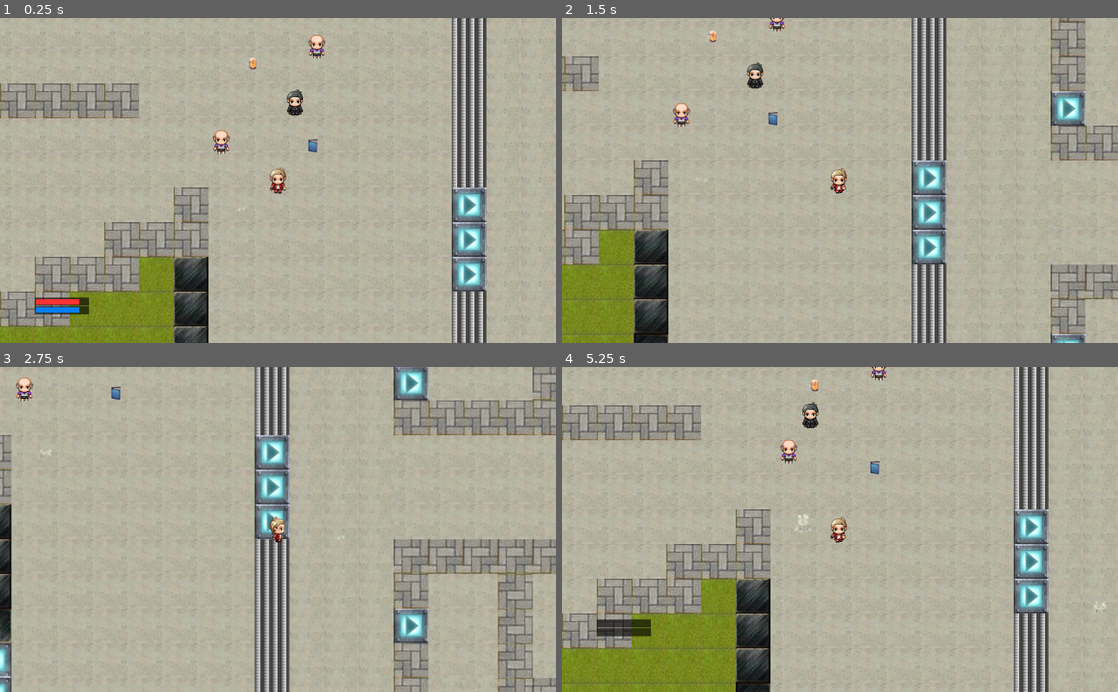
Above: before the commit, frames 1-4 (two rows, left to right).
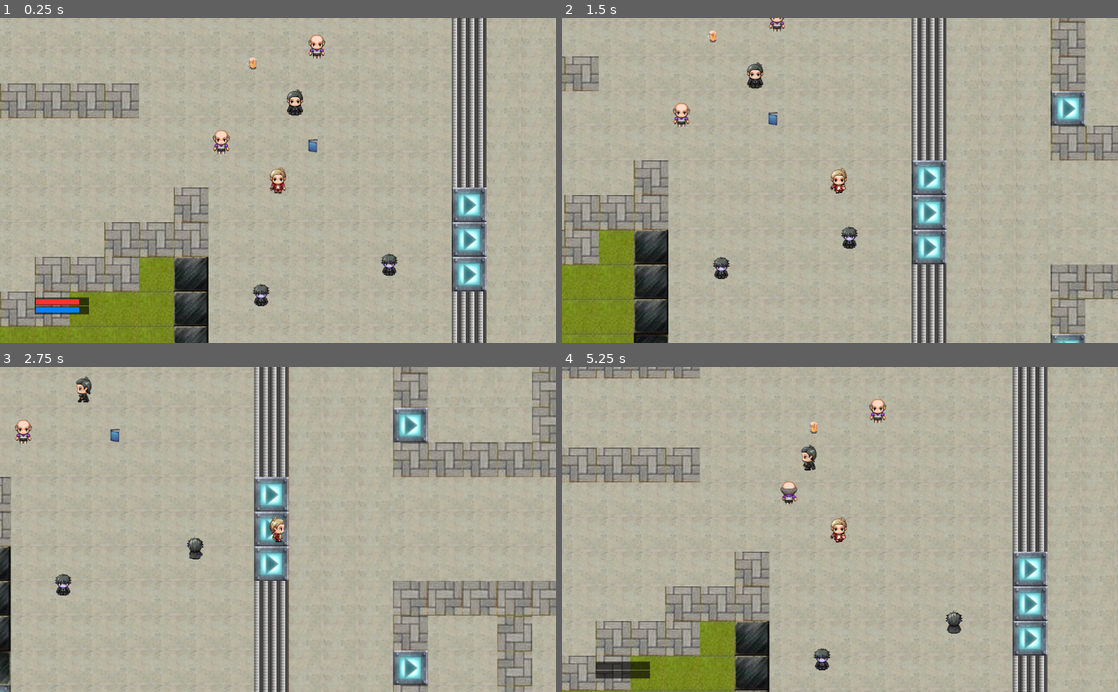
Above: after the commit, the same moments.

Repository: anamarisamacedo/FEUP-DJCO-PP
Game: Godot game, scene res://MainScene.tscn
Two runs of this game, one before a commit and one after it. Both use one fixed random seed, a clock stepped at 60 frames per second and the inputs below.
Inputs:
- Up to frame 1 (0.25 s): no input
- Up to frame 2 (1.5 s): tap Enter at 0.5 s; hold Right (move_right) 0.53-1.28 s; hold Space (interact) 0.53-1.28 s; hold Down (move_down) from 1.28 s (still down); tap B at 1.35 s
- Up to frame 3 (2.75 s): release Down (move_down) at 2.03 s; hold Right (move_right) from 2.03 s (still down); hold Space (interact) from 2.03 s (still down)
- Up to frame 4 (5.25 s): release Right (move_right) at 2.78 s; release Space (interact) at 2.78 s; hold Up (move_up) 2.78-3.53 s; tap B at 2.85, 4.35 s; hold Space (interact) 3.53-4.28 s; hold Left (move_left) 3.53-5.03 s; hold Down (move_down) from 5.03 s (still down); hold Space (interact) from 5.03 s (still down)

The runs differ from the first frame. In frame 1, 0.3% of the frame differs, in the area x 42-72%, y 58-89%; in frame 2, 0.3%; in frame 3, 19%; in frame 4, 21%, in the area x 0-100%, y 0-100%.

Commit message:
Stuff #2

Diff:
--- a/How To Survive MIEIC/Beer.gd
+++ b/How To Survive MIEIC/Beer.gd
@@ -7,11 +7,9 @@
 func _ready():
 	praxis = get_tree().root.get_node("/root/MainScene/NPC_Praxis")
 
-
 # Called every frame. 'delta' is the elapsed time since the previous frame.
 #func _process(delta):
 #	pass
-
 
 func _on_Beer_body_entered(body):
 	if body.name == "Player":
--- a/How To Survive MIEIC/MainScene.tscn
+++ b/How To Survive MIEIC/MainScene.tscn
@@ -5,7 +5,7 @@
 [ext_resource path="res://CameraFollow.gd" type="Script" id=3]
 [ext_resource path="res://NPC_Praxis.tscn" type="PackedScene" id=4]
 [ext_resource path="res://Beer.tscn" type="PackedScene" id=5]
-[ext_resource path="res://SkeletonSpawner.tscn" type="PackedScene" id=6]
+[ext_resource path="res://Zombie.tscn" type="PackedScene" id=6]
 [ext_resource path="res://Font/new_dynamicfont.tres" type="DynamicFont" id=9]
 [ext_resource path="res://GUI/StudyXP.gd" type="Script" id=11]
 [ext_resource path="res://GUI/SocialXP.gd" type="Script" id=12]
@@ -47,8 +47,6 @@
 
 [node name="Beer" parent="." instance=ExtResource( 5 )]
 position = Vector2( 80, -96 )
-
-[node name="SkeletonSpawner" parent="." instance=ExtResource( 6 )]
 
 [node name="StudyXP" type="ColorRect" parent="."]
 margin_left = -320.0
@@ -130,5 +128,11 @@
 
 [node name="Book" parent="." instance=ExtResource( 14 )]
 position = Vector2( 192, 56 )
+
+[node name="Zombie" parent="." instance=ExtResource( 6 )]
+position = Vector2( 333.5, 275.276 )
+
+[node name="Zombie2" parent="." instance=ExtResource( 6 )]
+position = Vector2( 97.5, 331.276 )
+[connection signal="player_stats_changed" from="Player" to="StudyXP" method="_on_Player_player_stats_changed"]
 [connection signal="player_stats_changed" from="Player" to="SocialXP" method="_on_Player_player_stats_changed"]
-[connection signal="player_stats_changed" from="Player" to="StudyXP" method="_on_Player_player_stats_changed"]
--- a/How To Survive MIEIC/NPC_Praxis.gd
+++ b/How To Survive MIEIC/NPC_Praxis.gd
@@ -152,7 +152,6 @@
 					# Close dialogue popup
 					dialoguePopup.close()
 
-
 func _physics_process(delta):
 	var movement = direction * speed * delta
 
@@ -162,7 +161,7 @@
 		direction = direction.rotated(rng.randf_range(PI/4, PI/2))
 		bounce_countdown = rng.randi_range(2, 5)
 
-	#animates_student(direction)
+	animates_student(direction)
 
 func get_animation_direction(direction: Vector2):
 	var norm_direction = direction.normalized()
--- a/How To Survive MIEIC/NPC_Praxis.tscn
+++ b/How To Survive MIEIC/NPC_Praxis.tscn
@@ -16,50 +16,50 @@
 
 [sub_resource type="SpriteFrames" id=1]
 animations = [ {
+"frames": [ ExtResource( 5 ) ],
+"loop": true,
+"name": "talk",
+"speed": 8.0
+}, {
+"frames": [ ExtResource( 8 ), ExtResource( 4 ) ],
+"loop": true,
+"name": "down_walk",
+"speed": 5.0
+}, {
+"frames": [ ExtResource( 3 ), ExtResource( 7 ) ],
+"loop": true,
+"name": "left_walk",
+"speed": 5.0
+}, {
+"frames": [ ExtResource( 6 ) ],
+"loop": true,
+"name": "right_idle",
+"speed": 5.0
+}, {
+"frames": [ ExtResource( 2 ), ExtResource( 10 ) ],
+"loop": true,
+"name": "right_walk",
+"speed": 5.0
+}, {
+"frames": [ ExtResource( 9 ) ],
+"loop": true,
+"name": "up_idle",
+"speed": 5.0
+}, {
 "frames": [ ExtResource( 1 ) ],
 "loop": true,
-"name": "IdleLeft",
+"name": "left_idle",
 "speed": 5.0
 }, {
 "frames": [ ExtResource( 5 ) ],
 "loop": true,
-"name": "IdleDown",
-"speed": 5.0
-}, {
-"frames": [ ExtResource( 9 ) ],
-"loop": true,
-"name": "IdleUp",
-"speed": 5.0
-}, {
-"frames": [ ExtResource( 6 ) ],
-"loop": true,
-"name": "IdleRight",
+"name": "down_idle",
 "speed": 5.0
 }, {
 "frames": [ ExtResource( 11 ), ExtResource( 12 ) ],
 "loop": true,
-"name": "Move_Up",
+"name": "up_walk",
 "speed": 5.0
-}, {
-"frames": [ ExtResource( 8 ), ExtResource( 4 ) ],
-"loop": true,
-"name": "Move_Down",
-"speed": 5.0
-}, {
-"frames": [ ExtResource( 2 ), ExtResource( 10 ) ],
-"loop": true,
-"name": "Move_Right",
-"speed": 5.0
-}, {
-"frames": [ ExtResource( 3 ), ExtResource( 7 ) ],
-"loop": true,
-"name": "Move_Left",
-"speed": 5.0
-}, {
-"frames": [ ExtResource( 5 ) ],
-"loop": true,
-"name": "Talk",
-"speed": 8.0
 } ]
 
 [sub_resource type="CapsuleShape2D" id=2]
@@ -72,7 +72,7 @@
 [node name="AnimatedSprite" type="AnimatedSprite" parent="."]
 position = Vector2( -1.66855, 0 )
 frames = SubResource( 1 )
-animation = "IdleDown"
+animation = "up_walk"
 
 [node name="CollisionShape2D" type="CollisionShape2D" parent="."]
 scale = Vector2( 1.3, 1.1 )
--- a/How To Survive MIEIC/NPC_Professor.gd
+++ b/How To Survive MIEIC/NPC_Professor.gd
@@ -158,7 +158,7 @@
 		direction = direction.rotated(rng.randf_range(PI/4, PI/2))
 		bounce_countdown = rng.randi_range(2, 5)
 
-	#animates_professor(direction)
+	animates_professor(direction)
 
 func get_animation_direction(direction: Vector2):
 	var norm_direction = direction.normalized()
--- a/How To Survive MIEIC/NPC_Professor.tscn
+++ b/How To Survive MIEIC/NPC_Professor.tscn
@@ -1,13 +1,104 @@
-[gd_scene load_steps=5 format=2]
+[gd_scene load_steps=17 format=2]
 
 [ext_resource path="res://NPC_Professor.gd" type="Script" id=1]
+[ext_resource path="res://Sprites/NPCs/hiddenones_MV_Resource_Warehousejbk.png" type="Texture" id=2]
 [ext_resource path="res://Sprites/NPCs/teacher_f_1.png" type="Texture" id=3]
+
+[sub_resource type="AtlasTexture" id=3]
+flags = 4
+atlas = ExtResource( 2 )
+region = Rect2( 0, 0, 48, 49 )
+
+[sub_resource type="AtlasTexture" id=4]
+flags = 4
+atlas = ExtResource( 2 )
+region = Rect2( 96, 0, 48, 49 )
+
+[sub_resource type="AtlasTexture" id=5]
+flags = 4
+atlas = ExtResource( 2 )
+region = Rect2( 0, 49, 48, 49 )
+
+[sub_resource type="AtlasTexture" id=6]
+flags = 4
+atlas = ExtResource( 2 )
+region = Rect2( 96, 49, 48, 49 )
+
+[sub_resource type="AtlasTexture" id=7]
+flags = 4
+atlas = ExtResource( 2 )
+region = Rect2( 48, 98, 48, 49 )
+
+[sub_resource type="AtlasTexture" id=8]
+flags = 4
+atlas = ExtResource( 2 )
+region = Rect2( 0, 98, 48, 49 )
+
+[sub_resource type="AtlasTexture" id=9]
+flags = 4
+atlas = ExtResource( 2 )
+region = Rect2( 96, 98, 48, 49 )
+
+[sub_resource type="AtlasTexture" id=10]
+flags = 4
+atlas = ExtResource( 2 )
+region = Rect2( 48, 147, 48, 49 )
+
+[sub_resource type="AtlasTexture" id=11]
+flags = 4
+atlas = ExtResource( 2 )
+region = Rect2( 48, 49, 48, 49 )
+
+[sub_resource type="AtlasTexture" id=12]
+flags = 4
+atlas = ExtResource( 2 )
+region = Rect2( 0, 147, 48, 49 )
+
+[sub_resource type="AtlasTexture" id=13]
+flags = 4
+atlas = ExtResource( 2 )
+region = Rect2( 96, 147, 48, 49 )
 
 [sub_resource type="SpriteFrames" id=1]
 animations = [ {
+"frames": [ SubResource( 3 ), SubResource( 4 ) ],
+"loop": true,
+"name": "down_walk",
+"speed": 5.0
+}, {
+"frames": [ SubResource( 5 ), SubResource( 6 ) ],
+"loop": true,
+"name": "left_walk",
+"speed": 5.0
+}, {
+"frames": [ SubResource( 7 ) ],
+"loop": true,
+"name": "right_idle",
+"speed": 5.0
+}, {
+"frames": [ SubResource( 8 ), SubResource( 9 ) ],
+"loop": true,
+"name": "right_walk",
+"speed": 5.0
+}, {
+"frames": [ SubResource( 10 ) ],
+"loop": true,
+"name": "up_idle",
+"speed": 5.0
+}, {
+"frames": [ SubResource( 11 ) ],
+"loop": true,
+"name": "left_idle",
+"speed": 5.0
+}, {
 "frames": [ ExtResource( 3 ) ],
 "loop": true,
-"name": "IdleDown",
+"name": "down_idle",
+"speed": 5.0
+}, {
+"frames": [ SubResource( 12 ), SubResource( 13 ) ],
+"loop": true,
+"name": "up_walk",
 "speed": 5.0
 } ]
 
@@ -22,7 +113,7 @@
 
 [node name="AnimatedSprite" type="AnimatedSprite" parent="."]
 frames = SubResource( 1 )
-animation = "IdleDown"
+animation = "down_walk"
 
 [node name="CollisionShape2D" type="CollisionShape2D" parent="."]
 position = Vector2( 0, 2 )
--- a/How To Survive MIEIC/Player.tscn
+++ b/How To Survive MIEIC/Player.tscn
@@ -60,6 +60,8 @@
 } ]
 
 [sub_resource type="CapsuleShape2D" id=2]
+radius = 10.3735
+height = 24.5827
 
 [sub_resource type="Animation" id=3]
 resource_name = "ShowDialogue"
--- a/How To Survive MIEIC/Skeleton.tscn
+++ /dev/null
@@ -1,133 +0,0 @@
-[gd_scene load_steps=34 format=2]
-
-[ext_resource path="res://Sprites/Skeleton/skeleton_death_6.png" type="Texture" id=1]
-[ext_resource path="res://Sprites/Skeleton/skeleton_death_1.png" type="Texture" id=2]
-[ext_resource path="res://Sprites/Skeleton/skeleton_right_attack_1.png" type="Texture" id=3]
-[ext_resource path="res://Sprites/Skeleton/skeleton_right_walk_1.png" type="Texture" id=4]
-[ext_resource path="res://Sprites/Skeleton/skeleton_up_walk_1.png" type="Texture" id=5]
-[ext_resource path="res://Sprites/Skeleton/skeleton_down_idle_2.png" type="Texture" id=6]
-[ext_resource path="res://Sprites/Skeleton/skeleton_left_idle_1.png" type="Texture" id=7]
-[ext_resource path="res://Sprites/Skeleton/skeleton_down_walk_1.png" type="Texture" id=8]
-[ext_resource path="res://Sprites/Skeleton/skeleton_down_attack_1.png" type="Texture" id=9]
-[ext_resource path="res://Sprites/Skeleton/skeleton_right_idle_1.png" type="Texture" id=10]
-[ext_resource path="res://Sprites/Skeleton/skeleton_up_idle_2.png" type="Texture" id=11]
-[ext_resource path="res://Sprites/Skeleton/skeleton_left_attack_2.png" type="Texture" id=12]
-[ext_resource path="res://Sprites/Skeleton/skeleton_left_attack_1.png" type="Texture" id=13]
-[ext_resource path="res://Sprites/Skeleton/skeleton_up_attack_1.png" type="Texture" id=14]
-[ext_resource path="res://Sprites/Skeleton/skeleton_down_walk_2.png" type="Texture" id=15]
-[ext_resource path="res://Sprites/Skeleton/skeleton_death_5.png" type="Texture" id=16]
-[ext_resource path="res://Sprites/Skeleton/skeleton_right_walk_2.png" type="Texture" id=17]
-[ext_resource path="res://Sprites/Skeleton/skeleton_left_idle_2.png" type="Texture" id=18]
-[ext_resource path="res://Sprites/Skeleton/skeleton_left_walk_1.png" type="Texture" id=19]
-[ext_resource path="res://Sprites/Skeleton/skeleton_left_walk_2.png" type="Texture" id=20]
-[ext_resource path="res://Sprites/Skeleton/skeleton_up_idle_1.png" type="Texture" id=21]
-[ext_resource path="res://Sprites/Skeleton/skeleton_down_idle_1.png" type="Texture" id=22]
-[ext_resource path="res://Sprites/Skeleton/skeleton_right_attack_2.png" type="Texture" id=23]
-[ext_resource path="res://Sprites/Skeleton/skeleton_down_attack_2.png" type="Texture" id=24]
-[ext_resource path="res://Sprites/Skeleton/skeleton_right_idle_2.png" type="Texture" id=25]
-[ext_resource path="res://Sprites/Skeleton/skeleton_up_attack_2.png" type="Texture" id=26]
-[ext_resource path="res://Sprites/Skeleton/skeleton_up_walk_2.png" type="Texture" id=27]
-[ext_resource path="res://Sprites/Skeleton/skeleton_death_3.png" type="Texture" id=28]
-[ext_resource path="res://Sprites/Skeleton/skeleton_death_2.png" type="Texture" id=29]
-[ext_resource path="res://Sprites/Skeleton/skeleton_death_4.png" type="Texture" id=30]
-[ext_resource path="res://Skeleton.gd" type="Script" id=31]
-
-[sub_resource type="SpriteFrames" id=1]
-animations = [ {
-"frames": [ ExtResource( 10 ), ExtResource( 3 ), ExtResource( 23 ) ],
-"loop": false,
-"name": "right_attack",
-"speed": 3.0
-}, {
-"frames": [ ExtResource( 1 ), ExtResource( 16 ), ExtResource( 30 ), ExtResource( 28 ), ExtResource( 29 ), ExtResource( 2 ) ],
-"loop": false,
-"name": "birth",
-"speed": 1.0
-}, {
-"frames": [ ExtResource( 22 ), ExtResource( 8 ), ExtResource( 22 ), ExtResource( 15 ) ],
-"loop": true,
-"name": "down_walk",
-"speed": 5.0
-}, {
-"frames": [ ExtResource( 7 ), ExtResource( 19 ), ExtResource( 7 ), ExtResource( 20 ) ],
-"loop": true,
-"name": "left_walk",
-"speed": 5.0
-}, {
-"frames": [ ExtResource( 7 ), ExtResource( 13 ), ExtResource( 12 ) ],
-"loop": false,
-"name": "left_attack",
-"speed": 3.0
-}, {
-"frames": [ ExtResource( 21 ), ExtResource( 14 ), ExtResource( 26 ) ],
-"loop": false,
-"name": "up_attack",
-"speed": 3.0
-}, {
-"frames": [ ExtResource( 10 ), ExtResource( 25 ) ],
-"loop": true,
-"name": "right_idle",
-"speed": 1.0
-}, {
-"frames": [ ExtResource( 2 ), ExtResource( 29 ), ExtResource( 28 ), ExtResource( 30 ), ExtResource( 16 ), ExtResource( 1 ) ],
-"loop": false,
-"name": "death",
-"speed": 7.0
-}, {
-"frames": [ ExtResource( 22 ), ExtResource( 9 ), ExtResource( 24 ) ],
-"loop": false,
-"name": "down_attack",
-"speed": 3.0
-}, {
-"frames": [ ExtResource( 10 ), ExtResource( 4 ), ExtResource( 10 ), ExtResource( 17 ) ],
-"loop": true,
-"name": "right_walk",
-"speed": 5.0
-}, {
-"frames": [ ExtResource( 21 ), ExtResource( 11 ) ],
-"loop": true,
-"name": "up_idle",
-"speed": 1.0
-}, {
-"frames": [ ExtResource( 7 ), ExtResource( 18 ) ],
-"loop": true,
-"name": "left_idle",
-"speed": 1.0
-}, {
-"frames": [ ExtResource( 22 ), ExtResource( 6 ) ],
-"loop": true,
-"name": "down_idle",
-"speed": 1.0
-}, {
-"frames": [ ExtResource( 21 ), ExtResource( 5 ), ExtResource( 21 ), ExtResource( 27 ) ],
-"loop": true,
-"name": "up_walk",
-"speed": 5.0
-} ]
-
-[sub_resource type="RectangleShape2D" id=2]
-extents = Vector2( 15.8166, 20.1249 )
-
-[node name="Skeleton" type="KinematicBody2D"]
-script = ExtResource( 31 )
-
-[node name="AnimatedSprite" type="AnimatedSprite" parent="."]
-position = Vector2( 5.84126e-06, -0.353552 )
-scale = Vector2( 2.70348, 2.70348 )
-z_index = 1
-frames = SubResource( 1 )
-animation = "down_walk"
-
-[node name="CollisionShape2D" type="CollisionShape2D" parent="."]
-position = Vector2( 0, -0.353554 )
-shape = SubResource( 2 )
-
-[node name="Timer" type="Timer" parent="."]
-wait_time = 0.25
-
-[node name="RayCast2D" type="RayCast2D" parent="."]
-enabled = true
-cast_to = Vector2( 0, 50 )
-[connection signal="animation_finished" from="AnimatedSprite" to="." method="_on_AnimatedSprite_animation_finished"]
-[connection signal="frame_changed" from="AnimatedSprite" to="." method="_on_AnimatedSprite_frame_changed"]
-[connection signal="timeout" from="Timer" to="." method="_on_Timer_timeout"]
--- a/How To Survive MIEIC/Skeleton.gd
+++ b/How To Survive MIEIC/Zombie.gd
@@ -103,16 +103,8 @@
 		var animation = get_animation_direction(last_direction) + "_idle"
 		$AnimatedSprite.play(animation)
 
-func arise():
-	other_animation_playing = true
-	$AnimatedSprite.play("birth")
-
 func _on_AnimatedSprite_animation_finished():
-	if $AnimatedSprite.animation == "birth":
-		$AnimatedSprite.animation = "down_idle"
-		$Timer.start()
 	other_animation_playing = false
-
 
 func _on_AnimatedSprite_frame_changed():
 	if $AnimatedSprite.animation.ends_with("_attack") and $AnimatedSprite.frame == 1:
--- /dev/null
+++ b/How To Survive MIEIC/Zombie.tscn
@@ -0,0 +1,187 @@
+[gd_scene load_steps=29 format=2]
+
+[ext_resource path="res://Sprites/Skeleton/skeleton_right_attack_1.png" type="Texture" id=1]
+[ext_resource path="res://Zombie.gd" type="Script" id=2]
+[ext_resource path="res://Sprites/NPCs/zombie_fight.png" type="Texture" id=3]
+[ext_resource path="res://Sprites/NPCs/zombie.png" type="Texture" id=4]
+[ext_resource path="res://Sprites/Skeleton/skeleton_right_idle_1.png" type="Texture" id=9]
+[ext_resource path="res://Sprites/Skeleton/skeleton_up_attack_1.png" type="Texture" id=21]
+[ext_resource path="res://Sprites/Skeleton/skeleton_up_idle_1.png" type="Texture" id=22]
+[ext_resource path="res://Sprites/Skeleton/skeleton_right_attack_2.png" type="Texture" id=24]
+[ext_resource path="res://Sprites/Skeleton/skeleton_up_attack_2.png" type="Texture" id=27]
+
+[sub_resource type="AtlasTexture" id=3]
+flags = 4
+atlas = ExtResource( 4 )
+region = Rect2( 0, 0, 48, 48 )
+
+[sub_resource type="AtlasTexture" id=4]
+flags = 4
+atlas = ExtResource( 4 )
+region = Rect2( 96, 0, 48, 48 )
+
+[sub_resource type="AtlasTexture" id=5]
+flags = 4
+atlas = ExtResource( 4 )
+region = Rect2( 0, 48, 48, 48 )
+
+[sub_resource type="AtlasTexture" id=6]
+flags = 4
+atlas = ExtResource( 4 )
+region = Rect2( 96, 48, 48, 48 )
+
+[sub_resource type="AtlasTexture" id=7]
+flags = 4
+atlas = ExtResource( 4 )
+region = Rect2( 48, 96, 48, 48 )
+
+[sub_resource type="AtlasTexture" id=8]
+flags = 4
+atlas = ExtResource( 3 )
+region = Rect2( 64, 0, 64, 64 )
+
+[sub_resource type="AtlasTexture" id=9]
+flags = 4
+atlas = ExtResource( 3 )
+region = Rect2( 128, 0, 64, 64 )
+
+[sub_resource type="AtlasTexture" id=10]
+flags = 4
+atlas = ExtResource( 3 )
+region = Rect2( 192, 0, 64, 64 )
+
+[sub_resource type="AtlasTexture" id=11]
+flags = 4
+atlas = ExtResource( 3 )
+region = Rect2( 256, 0, 64, 64 )
+
+[sub_resource type="AtlasTexture" id=12]
+flags = 4
+atlas = ExtResource( 3 )
+region = Rect2( 384, 0, 64, 64 )
+
+[sub_resource type="AtlasTexture" id=13]
+flags = 4
+atlas = ExtResource( 4 )
+region = Rect2( 0, 96, 48, 48 )
+
+[sub_resource type="AtlasTexture" id=14]
+flags = 4
+atlas = ExtResource( 4 )
+region = Rect2( 96, 96, 48, 48 )
+
+[sub_resource type="AtlasTexture" id=15]
+flags = 4
+atlas = ExtResource( 4 )
+region = Rect2( 48, 144, 48, 48 )
+
+[sub_resource type="AtlasTexture" id=16]
+flags = 4
+atlas = ExtResource( 4 )
+region = Rect2( 48, 48, 48, 48 )
+
+[sub_resource type="AtlasTexture" id=17]
+flags = 4
+atlas = ExtResource( 4 )
+region = Rect2( 48, 0, 48, 48 )
+
+[sub_resource type="AtlasTexture" id=18]
+flags = 4
+atlas = ExtResource( 4 )
+region = Rect2( 0, 144, 48, 48 )
+
+[sub_resource type="AtlasTexture" id=19]
+flags = 4
+atlas = ExtResource( 4 )
+region = Rect2( 96, 144, 48, 48 )
+
+[sub_resource type="SpriteFrames" id=1]
+animations = [ {
+"frames": [ ExtResource( 9 ), ExtResource( 1 ), ExtResource( 24 ) ],
+"loop": false,
+"name": "right_attack",
+"speed": 3.0
+}, {
+"frames": [ SubResource( 3 ), SubResource( 4 ) ],
+"loop": true,
+"name": "down_walk",
+"speed": 5.0
+}, {
+"frames": [ SubResource( 5 ), SubResource( 6 ) ],
+"loop": true,
+"name": "left_walk",
+"speed": 5.0
+}, {
+"frames": [  ],
+"loop": false,
+"name": "left_attack",
+"speed": 3.0
+}, {
+"frames": [ ExtResource( 22 ), ExtResource( 21 ), ExtResource( 27 ) ],
+"loop": false,
+"name": "up_attack",
+"speed": 3.0
+}, {
+"frames": [ SubResource( 7 ) ],
+"loop": true,
+"name": "right_idle",
+"speed": 1.0
+}, {
+"frames": [ SubResource( 8 ), SubResource( 9 ), SubResource( 10 ), SubResource( 11 ), SubResource( 12 ) ],
+"loop": false,
+"name": "down_attack",
+"speed": 3.0
+}, {
+"frames": [ SubResource( 13 ), SubResource( 14 ) ],
+"loop": true,
+"name": "right_walk",
+"speed": 5.0
+}, {
+"frames": [ SubResource( 15 ) ],
+"loop": true,
+"name": "up_idle",
+"speed": 1.0
+}, {
+"frames": [ SubResource( 16 ) ],
+"loop": true,
+"name": "left_idle",
+"speed": 1.0
+}, {
+"frames": [ SubResource( 17 ) ],
+"loop": true,
+"name": "down_idle",
+"speed": 1.0
+}, {
+"frames": [ SubResource( 18 ), SubResource( 19 ) ],
+"loop": true,
+"name": "up_walk",
+"speed": 5.0
+} ]
+
+[sub_resource type="RectangleShape2D" id=2]
+extents = Vector2( 15.8166, 20.1249 )
+
+[node name="Zombie" type="KinematicBody2D"]
+script = ExtResource( 2 )
+
+[node name="AnimatedSprite" type="AnimatedSprite" parent="."]
+position = Vector2( -0.12131, -0.474868 )
+scale = Vector2( 0.87679, 0.87679 )
+z_index = 1
+frames = SubResource( 1 )
+animation = "down_walk"
+
+[node name="CollisionShape2D" type="CollisionShape2D" parent="."]
+position = Vector2( 0, -0.353554 )
+shape = SubResource( 2 )
+
+[node name="Timer" type="Timer" parent="."]
+wait_time = 0.25
+autostart = true
+
+[node name="RayCast2D" type="RayCast2D" parent="."]
+enabled = true
+cast_to = Vector2( 0, 50 )
+[connection signal="animation_finished" from="AnimatedSprite" to="." method="_on_AnimatedSprite_animation_finished"]
+[connection signal="frame_changed" from="AnimatedSprite" to="." method="_on_AnimatedSprite_frame_changed"]
+[connection signal="timeout" from="Timer" to="." method="_on_Timer_timeout"]
--- a/How To Survive MIEIC/SkeletonSpawner.gd
+++ b/How To Survive MIEIC/ZombieSpawner.gd
@@ -9,7 +9,7 @@
 export var max_skeletons = 10
 export var start_skeletons = 5
 var skeleton_count = 0
-var skeleton_scene = preload("res://Skeleton.tscn")
+var skeleton_scene = preload("res://Zombie.tscn")
 
 # Random number generator
 var rng = RandomNumberGenerator.new()
@@ -56,7 +56,7 @@
 		valid_position = test_position(skeleton.position)
 
 	# Play skeleton's birth animation
-	skeleton.arise()
+	#skeleton.arise()
 
 func _on_Timer_timeout():
 	# Every second, check if we need to instantiate a skeleton
--- a/How To Survive MIEIC/SkeletonSpawner.tscn
+++ b/How To Survive MIEIC/ZombieSpawner.tscn
@@ -1,6 +1,7 @@
 [gd_scene load_steps=2 format=2]
 
-[ext_resource path="res://SkeletonSpawner.gd" type="Script" id=1]
+[ext_resource path="res://ZombieSpawner.gd" type="Script" id=1]
+
 
 [node name="SkeletonSpawner" type="Node2D"]
 script = ExtResource( 1 )
Binary file added: How To Survive MIEIC/Sprites/NPCs/hiddenones_MV_Resource_Warehousejbk.png
Not shown, added: How To Survive MIEIC/Sprites/NPCs/hiddenones_MV_Resource_Warehousejbk.png.import
Binary file added: How To Survive MIEIC/Sprites/NPCs/zombie.png
Not shown, added: How To Survive MIEIC/Sprites/NPCs/zombie.png.import
Binary file added: How To Survive MIEIC/Sprites/NPCs/zombie_fight.png
Not shown, added: How To Survive MIEIC/Sprites/NPCs/zombie_fight.png.import
